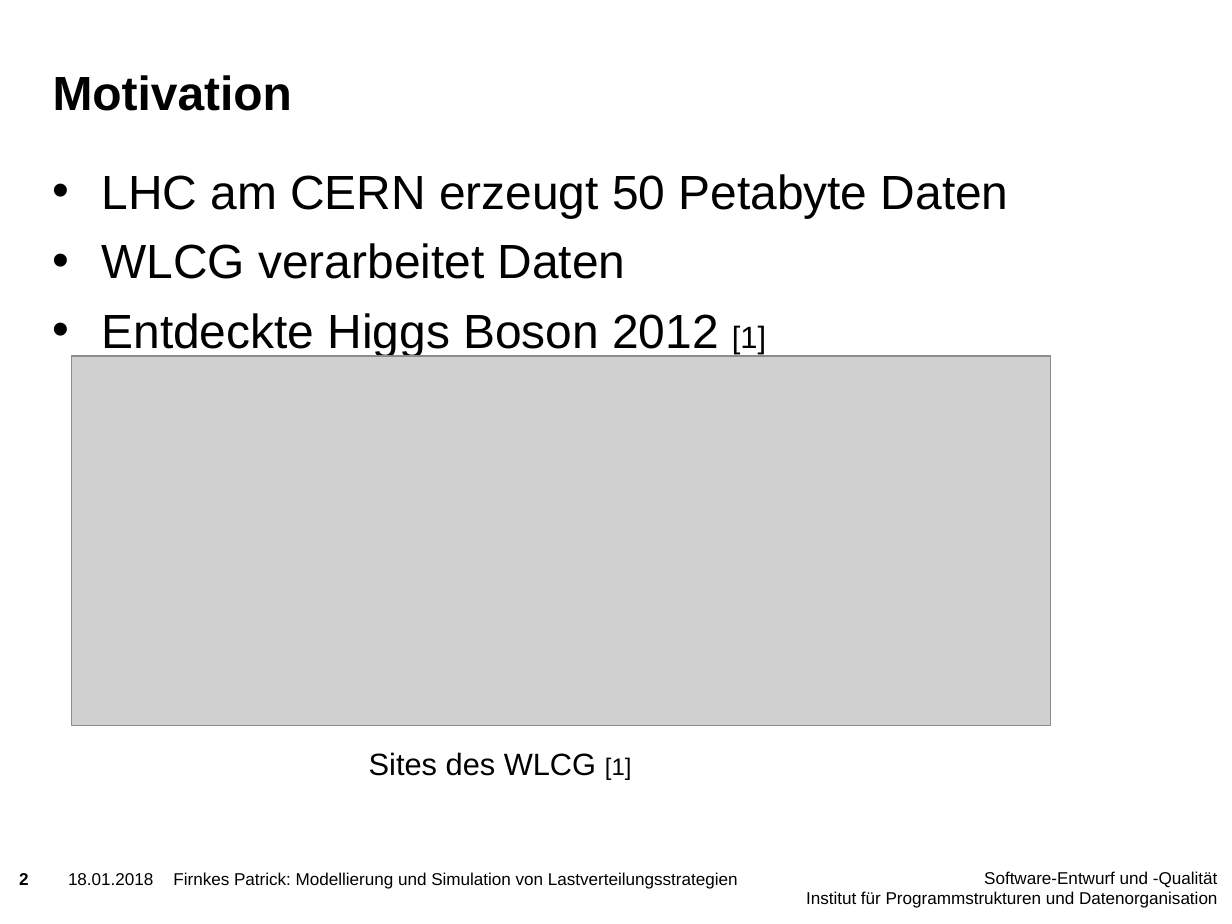
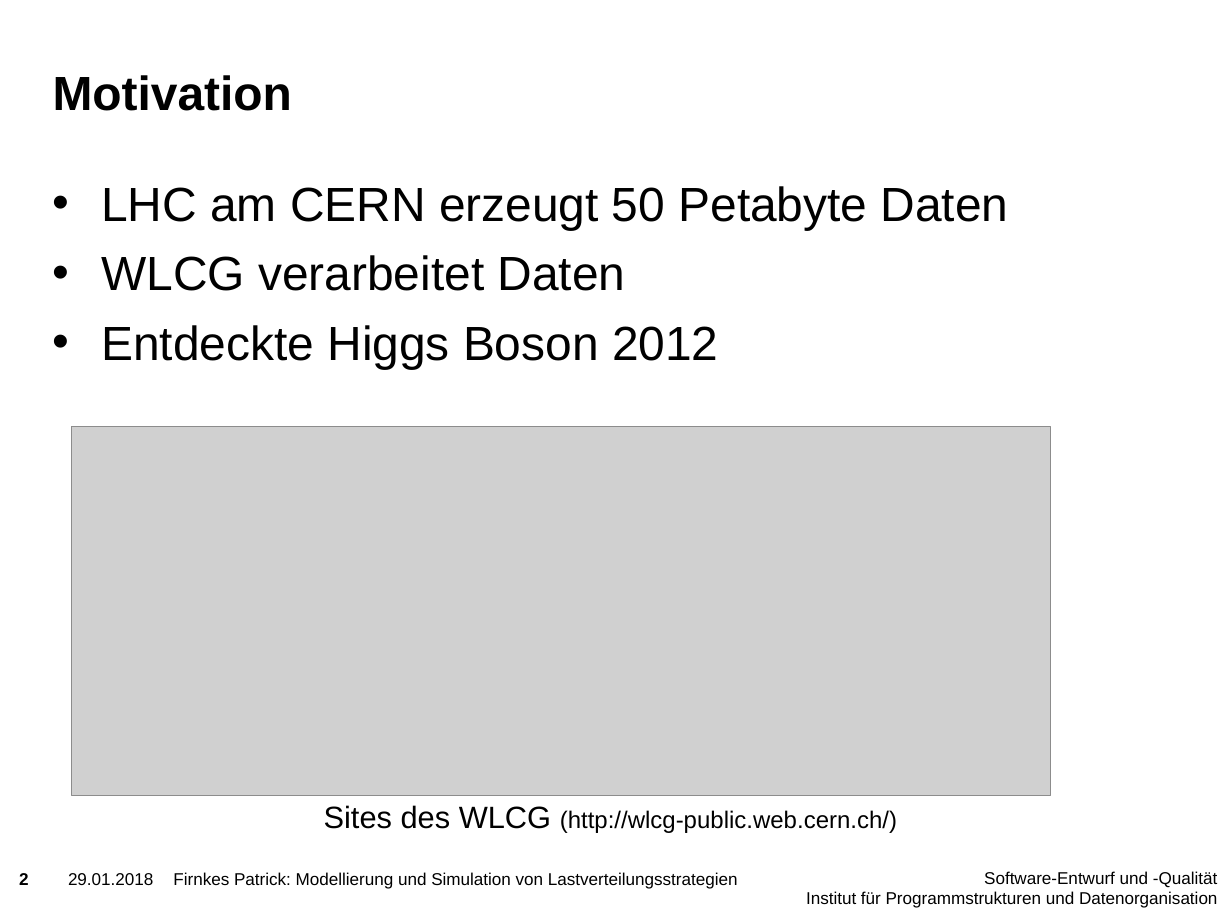
Before and after one commit to PatFirn/wlcg-loadbalancing, a slide deck: slide 2 of presentations/projekt-vorstellung.pptx. Drawn at 1232x924 pixels with LibreOffice and Linux fonts; fonts in the diff are those of the drawing; grey boxes stand for pictures; background and template pictures are left out. Boxes give left, top, right and bottom in pixels: in the first picture for what was removed or moved away, otherwise in the second. Text is boxed around its words. In the diff, an @@ line names an element or a change of style, - is before the commit and + after.

```diff
--- a/presentations/projekt-vorstellung.pptx
+++ b/presentations/projekt-vorstellung.pptx
@@ text "LHC am CERN erzeugt 50 ...": place and size @@
-text "LHC am CERN erzeugt 50 ..." at (102, 174, 1009, 357)
+text "LHC am CERN erzeugt 50 ..." at (101, 186, 1009, 369)
@@ text at (101, 325, 719, 369): text changed @@
-• Entdeckte Higgs Boson 2012 [1]
+• Entdeckte Higgs Boson 2012
@@ picture: place and size @@
-picture at (71, 356, 1050, 726)
+picture at (71, 426, 1050, 796)
@@ text at (324, 805, 897, 833): text changed; size 18 to 14 pt @@
-Sites des WLCG [1]
+Sites des WLCG (http://wlcg-public.web.cern.ch/)
@@ text at (68, 873, 153, 885): text changed @@
-18.01.2018
+29.01.2018
```
Also in this commit, not shown: 17 other slides changed.
